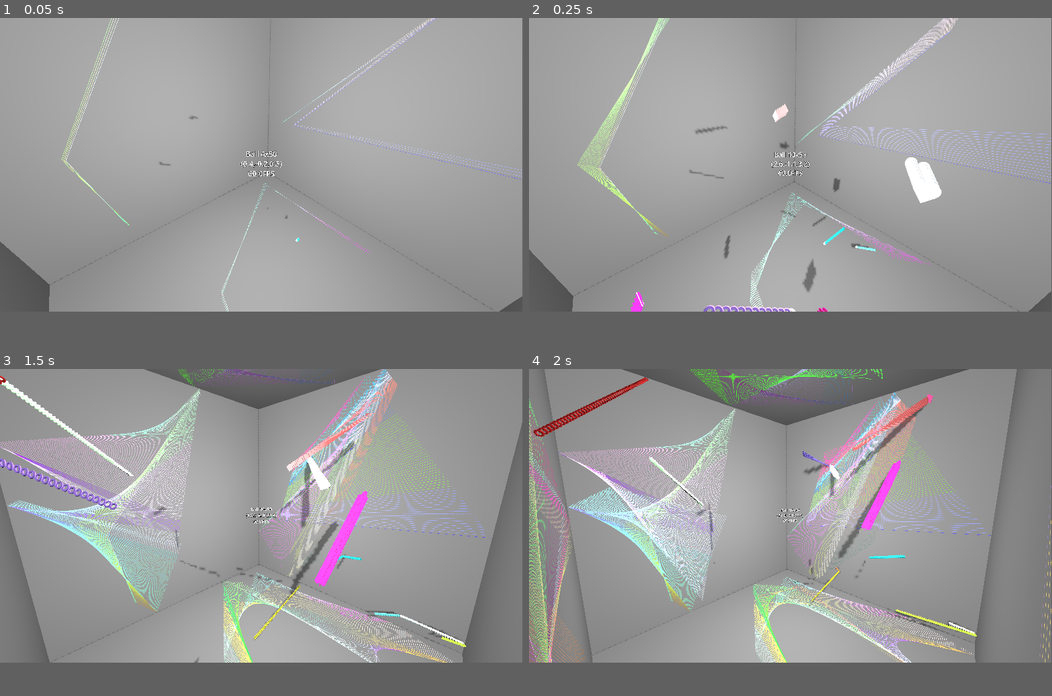
Above: before the commit, frames 1-4 (two rows, left to right).
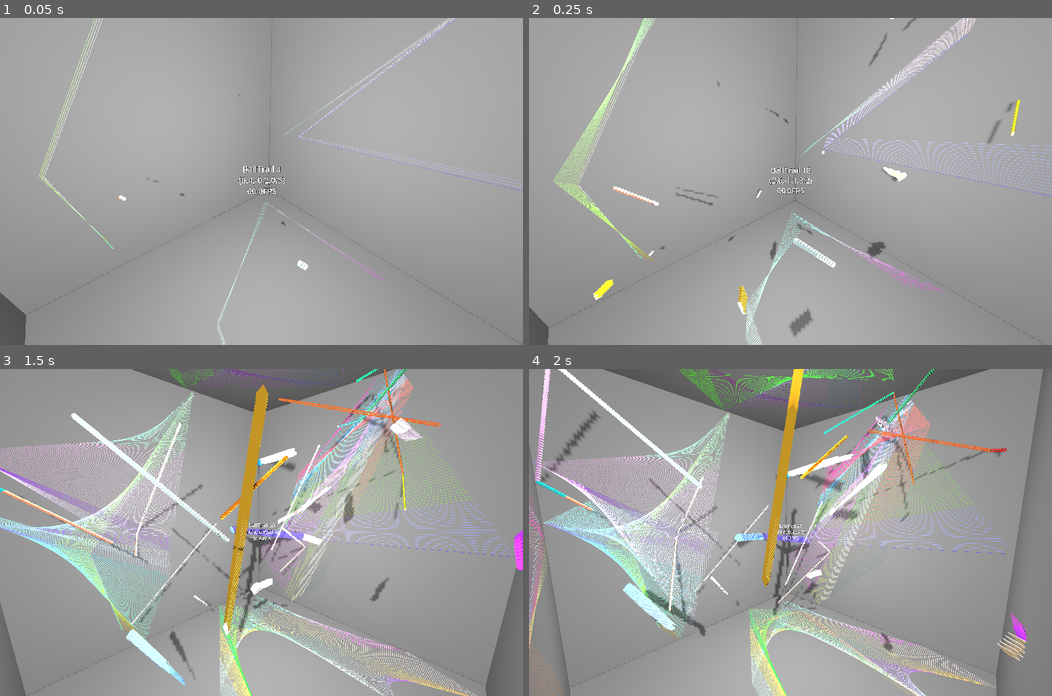
Above: after the commit, the same moments.

Repository: kasworld/gd4game3d
Game: Godot game, scene res://main.tscn
Same seed, same stepped clock (60 frames per second), same inputs: the game is played once before the commit and once after it.
Inputs (mouse positions are in pixels of both pictures, inside the frame that each line leads up to):
- Up to frame 1 (0.05 s): no input
- Up to frame 2 (0.25 s): no input
- Up to frame 3 (1.5 s): tap Enter at 0.5 s; move the mouse to (376, 499) at 0.52 s; click (376, 499) at 0.67 s; move the mouse to (156, 529) at 1.27 s; click (156, 529) at 1.42 s
- Up to frame 4 (2 s): no input
The window is 799x449 before the commit and 800x500 after it. Grey fills any space a smaller window leaves; there, only what the larger window draws over its background counts as a difference.

The runs differ from the first frame. In frame 1, 7.8% of the frame differs, in the area x 0-100%, y 0-100%; in frame 2, 14%; in frame 3, 35%; in frame 4, 35%.

Commit message:
limit current_rot

Diff:
--- a/ball_trail_2/ball_trail_2.gd
+++ b/ball_trail_2/ball_trail_2.gd
@@ -21,6 +21,7 @@
 	speed_min = radius * 80
 	velocity = Vector3( (randf()-0.5)*speed_max,(randf()-0.5)*speed_max,(randf()-0.5)*speed_max)
 	current_color = NamedColorList.color_list.pick_random()[0]
+	current_rot = randf_range(-PI/4,PI/4)
 	current_rot_accel = rand_rad()
 	make_mat_multi(new_mesh_by_type(mesh_type,radius), count, pos)
 	return self
@@ -83,6 +84,7 @@
 		current_rot_accel = rand_rad()
 	set_multi_color(newi, current_color)
 	current_rot += current_rot_accel
+	current_rot = clampf(current_rot, -PI/4, PI/4)
 	set_multi_rotation(newi, velocity.normalized(), current_rot)
 
 	if velocity.length() > speed_max:
--- a/main.gd
+++ b/main.gd
@@ -3,18 +3,18 @@
 var balltrail2_scene = preload("res://ball_trail_2/ball_trail_2.tscn")
 var line2d_scene = preload("res://move_line2d/move_line_2d.tscn")
 
-const TAIL_COUNT = 50
 var ball_list = []
 var b_box :AABB
 var BallTrailMeshTypeList = [0,1,2,3,4,5,"♠","♣","♥","♦"]
 
 func _ready() -> void:
+	BallTrailMeshTypeList.append_array(BallTrailMeshTypeList.duplicate())
 	var bound_size = Vector3(100,100,100)
 	$DirectionalLight3D.position = bound_size *0.45
 	$DirectionalLight3D.look_at(Vector3.ZERO)
 	b_box = AABB( -bound_size/2, bound_size)
 
-	add_ball(TAIL_COUNT)
+	add_ball()
 	$MovingCamera.init( b_box, Vector3.ZERO, ball_list[0] )
 
 	make_line2d(Vector2(bound_size.x,bound_size.y),Vector3(0,0,-bound_size.z/2), PlaneMesh.FACE_Z, false)
@@ -26,13 +26,14 @@
 	make_line2d(Vector2(bound_size.y,bound_size.z),Vector3(-bound_size.z/2,0,0), PlaneMesh.FACE_X, false)
 	make_line2d(Vector2(bound_size.y,bound_size.z),Vector3(bound_size.z/2,0,0), PlaneMesh.FACE_X, true)
 
-func add_ball(tc :int)->void:
+func add_ball()->void:
 	var pos = Vector3(
 		randf_range(b_box.position.x, b_box.end.x),
 		randf_range(b_box.position.y, b_box.end.y),
 		randf_range(b_box.position.z, b_box.end.z),
 	)
 	var mesh_type = BallTrailMeshTypeList.pop_front()
+	var tc := randi_range(10,100)
 	var ball = balltrail2_scene.instantiate().init( bounce, 0.5, tc, mesh_type, pos)
 	ball_list.append(ball)
 	add_child(ball)
@@ -68,9 +69,24 @@
 
 func _process(delta: float) -> void:
 	if BallTrailMeshTypeList.size() > 0:
-		add_ball(TAIL_COUNT)
+		add_ball()
 
-	$LabelInfo.text = "Ball %dx%d\n(%.1f,%.1f,%.1f)\n%.1fFPS" % [
-		ball_list.size(),TAIL_COUNT,
+	$LabelInfo.text = "BallTrail %d\n(%.1f,%.1f,%.1f)\n%.1fFPS" % [
+		ball_list.size(),
 		$MovingCamera.position.x, $MovingCamera.position.y, $MovingCamera.position.z,
 		1.0/delta]
+
+var key2fn = {
+	KEY_ESCAPE:_on_button_esc_pressed,
+}
+
+func _unhandled_input(event: InputEvent) -> void:
+	if event is InputEventKey and event.pressed:
+		var fn = key2fn.get(event.keycode)
+		if fn != null:
+			fn.call()
+	elif event is InputEventMouseButton and event.is_pressed():
+		pass
+
+func _on_button_esc_pressed() -> void:
+	get_tree().quit()
--- a/project.godot
+++ b/project.godot
@@ -23,9 +23,9 @@
 
 [display]
 
-window/size/viewport_width=1920
-window/size/viewport_height=1080
-window/size/mode=2
+window/size/viewport_width=3840
+window/size/viewport_height=2160
+window/size/mode=3
 
 [rendering]
 
